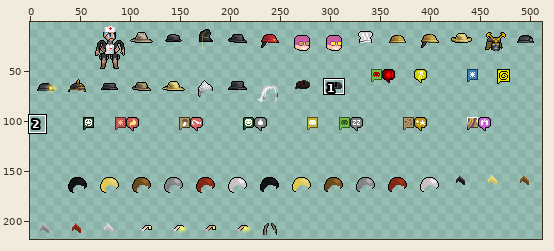
Sprite sheet, stored at gfx/MshockXotto+/tall.png. The first picture is a wide view before the edit; the outline marks the close-up.
Close-up. As it was:
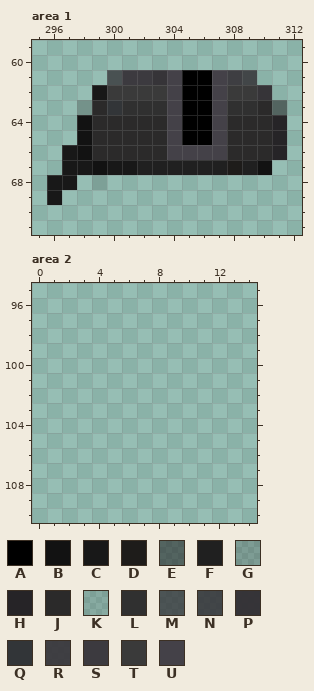
The file is 512x240 pixels. Pixels under 10% opacity are left out. Colours within 5 levels of each other are drawn and written as one. Shown: area 1: x 295..312, y 59..71; area 2: x 0..14, y 95..110. The old version is drawn lined up with the new one. The wide view leaves out empty margins. The commit also changed other parts of the picture, which this record leaves out.
Palette (. is transparent): A #000000  B #121212  C #181818  D #1e1c1a  E #201f2191  F #202020  G #24222138  H #262427  J #2b2a2a  K #2c2c2c23  L #303030  M #333034be  N #333035d8  P #333035f8  Q #323538  R #373439ea  S #3a373cf9  T #3a3a3a  U #444148
Pixels before, area 1, first column x 296:
61 ....MSSPUAAURN..
62 ...CTTTTUAAUTTP.
63 ..GJQLLLUAAULLJE
64 ..BJJJJJUAAUJJJH
65 ..BJJJJJUAAUJJJH
66 .CBJJJJJUUUUJJJH
67 .CCBCCFFFFFFDFB.
68 CC.K............
69 C...............
The result:
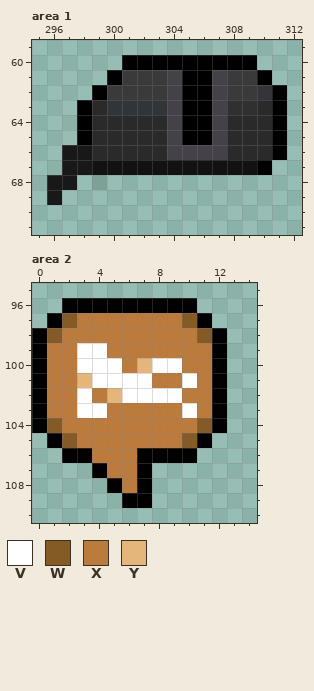
Colours new in this view: V #ffffff  W #845a25  X #ba7b3c  Y #e5b67c
From old to new:
drawings rearranged on the sheet (the old picture shows each at its new place; 10 dropped ones are not shown)
Area 1:
The author put colour A in row 60 at x 301 to 309; in row 61 at x 310; in row 62 at x 311.
Colour B becomes colour A in rows 64 to 65 at x 298; in row 67 at x 310.
Colour C becomes colour A in row 62 at x 299.
Colour E becomes colour A in row 63 at x 311.
Colour G becomes colour A in row 63 at x 298.
Colour H becomes colour A in rows 64 to 66 at x 311.
Colour M becomes colour A in row 61 at x 300.
Colour C becomes colour B in row 67 at x 300 to 301.
Colour D becomes colour B in row 67 at x 308.
Colour F becomes colour B in row 67 at x 302 to 307 and 309.
Colour B becomes colour C in row 66 at x 298.
Colour L becomes colour Q in row 63 at x 301 to 303.
Colour N becomes colour T in row 61 at x 309.
Colour P becomes colour T in row 61 at x 303.
Colour R becomes colour T in row 61 at x 308.
Colour S becomes colour T in row 61 at x 301 to 302.
Area 2:
The author put colour A in row 96 at x 2 to 10; in row 97 at x 1 and 11; in rows 98 to 104 at x 0 and 12; in row 105 at x 1 and 11; in row 106 at x 2 to 3 and 7 to 10; in row 107 at x 4 and 7.
The author put colour A in row 108 at x 5 and 7; in row 109 at x 6 to 7.
The author put colour V in row 99 at x 3 to 4; in row 100 at x 3 to 5 and 8 to 9; in row 101 at x 4 to 7 and 10; in row 102 at x 3 and 6 to 9; in row 103 at x 3 to 4 and 10.
The author put colour W in row 97 at x 2 and 10; in row 98 at x 1 and 11; in row 104 at x 1 and 11; in row 105 at x 2 and 10.
The author put colour X in row 97 at x 3 to 9; in row 98 at x 2 to 10; in row 99 at x 1 to 2 and 5 to 11; in row 100 at x 1 to 2, 6 and 10 to 11; in row 101 at x 1 to 2, 8 to 9 and 11; in row 102 at x 1 to 2, 4 and 10 to 11.
The author put colour X in row 103 at x 1 to 2, 5 to 9 and 11; in row 104 at x 2 to 10; in row 105 at x 3 to 9; in row 106 at x 4 to 6; in row 107 at x 5 to 6; in row 108 at x 6.
The author put colour Y in row 100 at x 7; in row 101 at x 3; in row 102 at x 5.
